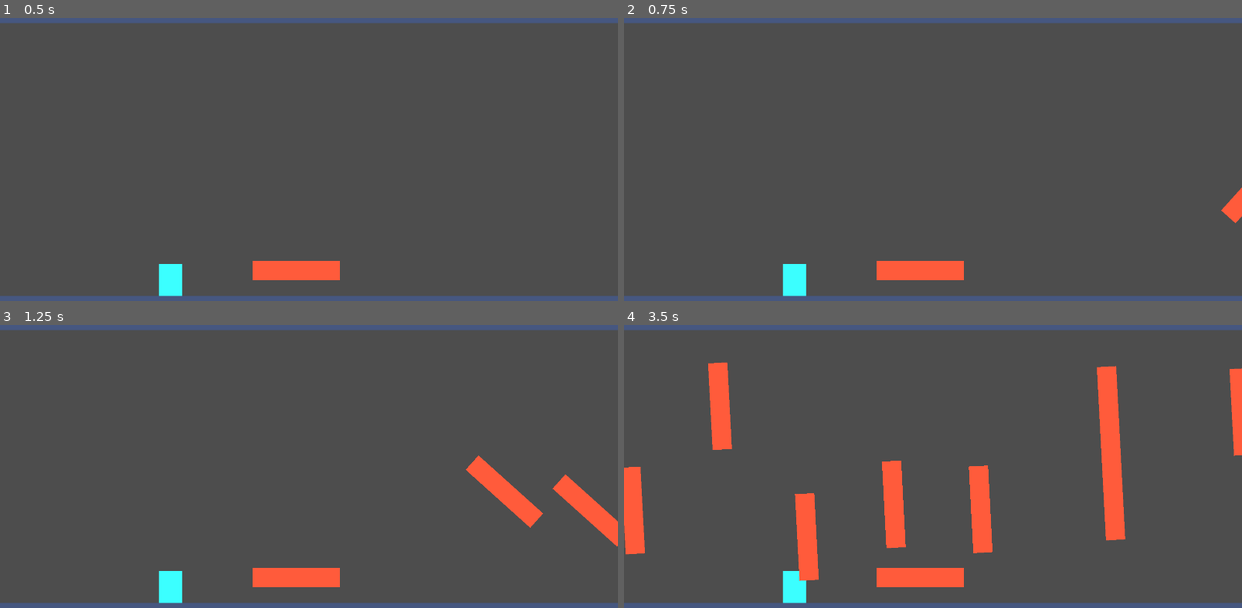
Above: before the commit, frames 1-4 (two rows, left to right).
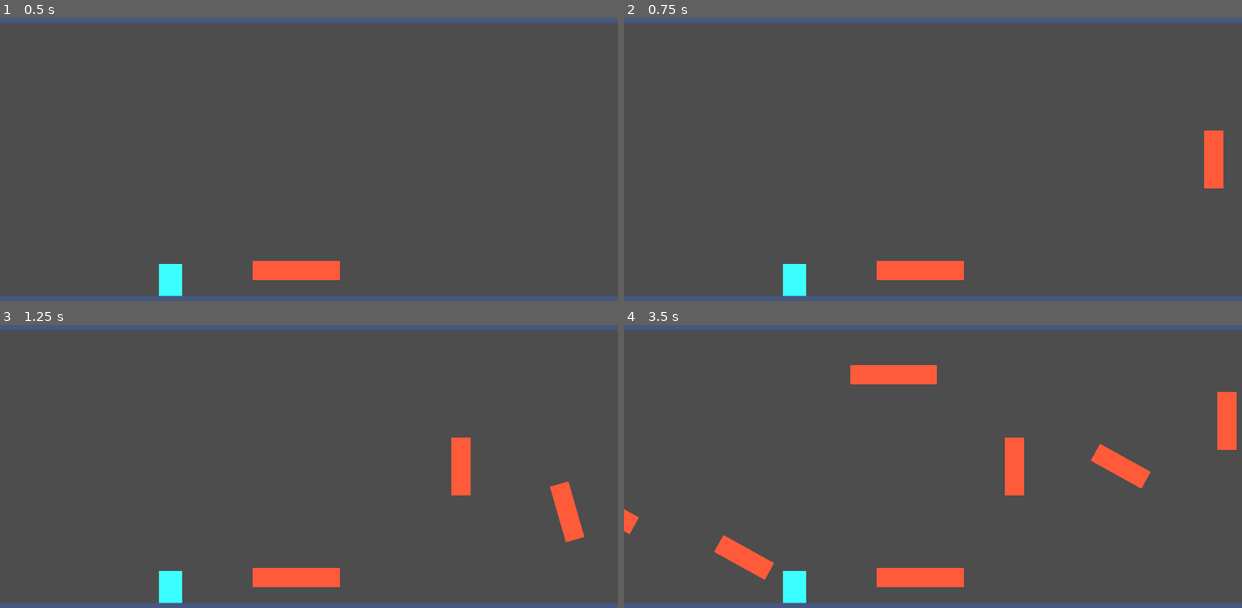
Above: after the commit, the same moments.

Repository: aburak621/jetride
Game: Godot game, scene res://scenes/game.tscn
Two runs of this game, one before a commit and one after it. Both use one fixed random seed, a clock stepped at 60 frames per second and the inputs below.
Inputs:
- Up to frame 1 (0.5 s): no input
- Up to frame 2 (0.75 s): tap Enter at 0.5 s
- Up to frame 3 (1.25 s): tap Space (jump) at 0.77 s
- Up to frame 4 (3.5 s): tap Space (jump) at 1.52, 3.02 s

Frame 1 is identical in both runs. In frame 2, 0.9% of the frame differs, in the area x 93-100%, y 39-73%; in frame 3, 2.8%; in frame 4, 9.9%, in the area x 0-100%, y 13-91%.

Commit message:
Restrict zappers to 5 levels of height, add random and scaling spacing

Diff:
--- a/scenes/game.tscn
+++ b/scenes/game.tscn
@@ -13,13 +13,29 @@
 
 [sub_resource type="Resource" id="Resource_iywne"]
 script = ExtResource("4_iywne")
-rotation_speed = 180.0
 metadata/_custom_type_script = "uid://cq5c7mlhha0im"
 
 [sub_resource type="Resource" id="Resource_p57ef"]
 script = ExtResource("4_iywne")
-length = 540.0
-rotation_speed = 180.0
+length = 405.0
+metadata/_custom_type_script = "uid://cq5c7mlhha0im"
+
+[sub_resource type="Resource" id="Resource_u5sy4"]
+script = ExtResource("4_iywne")
+length = 135.0
+rotation = 0.0
+metadata/_custom_type_script = "uid://cq5c7mlhha0im"
+
+[sub_resource type="Resource" id="Resource_gee14"]
+script = ExtResource("4_iywne")
+length = 180.0
+rotation = 0.0
+metadata/_custom_type_script = "uid://cq5c7mlhha0im"
+
+[sub_resource type="Resource" id="Resource_0tnpc"]
+script = ExtResource("4_iywne")
+length = 180.0
+rotation_speed = 60.0
 metadata/_custom_type_script = "uid://cq5c7mlhha0im"
 
 [node name="Game" type="Node" unique_id=1898133290 groups=["game"]]
@@ -59,7 +75,7 @@
 [node name="ObstacleManager" type="Node2D" parent="Level" unique_id=588243369]
 position = Vector2(2420, 1000)
 script = ExtResource("2_yqjtg")
-zapper_datas = Array[ExtResource("4_iywne")]([SubResource("Resource_iywne"), SubResource("Resource_p57ef")])
+zapper_datas = Array[ExtResource("4_iywne")]([SubResource("Resource_iywne"), SubResource("Resource_p57ef"), SubResource("Resource_u5sy4"), SubResource("Resource_gee14"), SubResource("Resource_0tnpc")])
 
 [node name="Zapper" parent="." unique_id=314017376 instance=ExtResource("4_lbhrr")]
 position = Vector2(920, 920)
--- a/scripts/obstacle_manager.gd
+++ b/scripts/obstacle_manager.gd
@@ -2,9 +2,12 @@
 
 @export var zapper_datas: Array[ZapperData]
 
+@onready var game: Game = get_tree().get_first_node_in_group("game")
+@onready var initial_game_speed: float = game.game_speed
+
 const zapper_scene: PackedScene = preload("uid://d0o5g2dq2syid")
 const chunk_scene: PackedScene = preload("uid://e2w3n5bk75je")
-
+var spacing: float
 
 func _ready() -> void:
 	spawn_chunk()
@@ -12,6 +15,7 @@
 
 func spawn_zappers(count: int, chunk: Chunk) -> void:
 	var spawn_point: Vector2
+	spacing = randi_range(1, 3) * 240 * remap(game.game_speed, initial_game_speed, game.max_game_speed, 1, 3)
 	for i in count:
 		var zapper := zapper_scene.instantiate() as Zapper
 		chunk.add_child(zapper)
@@ -19,7 +23,7 @@
 		zapper.apply_zapper_data()
 		zapper.position.x += spawn_point.x
 		spawn_point.x += zapper.zapper_data.x_offset * 2
-		spawn_point.x += 000 # TODO: Add a maybe scaling space between zappers (Maybe make all zappers prefabs)
+		spawn_point.x += spacing
 
 
 func spawn_chunk() -> void:
--- a/scripts/zapper.gd
+++ b/scripts/zapper.gd
@@ -19,7 +19,7 @@
 	rotation_speed = zapper_data.rotation_speed
 
 	position.x += zapper_data.x_offset
-	position.y = randf_range(-zapper_data.min_y, -zapper_data.max_y)
+	position.y = clamp(randi_range(1, 5) * -142, zapper_data.min_y - 850, zapper_data.max_y - 850)
 
 	sprite.size = Vector2(width, length)
 	sprite.position.y = -length / 2
